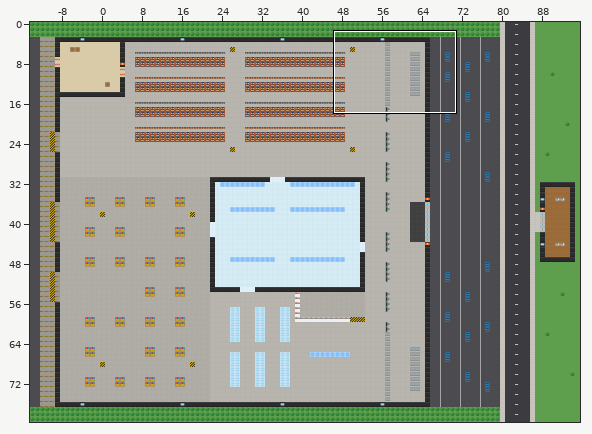
One commit to this Tiled map (JSON): maps/kespro.tmj. Above, an overview of the earlier version with the close-up marked.
Close-up. Before the edit:
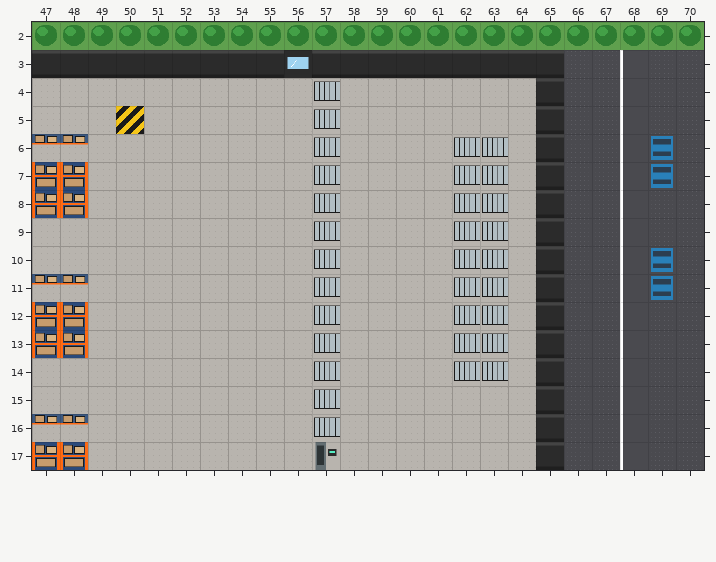
Cells are 32x32 px. Shown: x 47..70, y 2..17. The commit also changed other parts of the map, which this record leaves out. The old version is drawn lined up with the new one.
The same view after the edit:
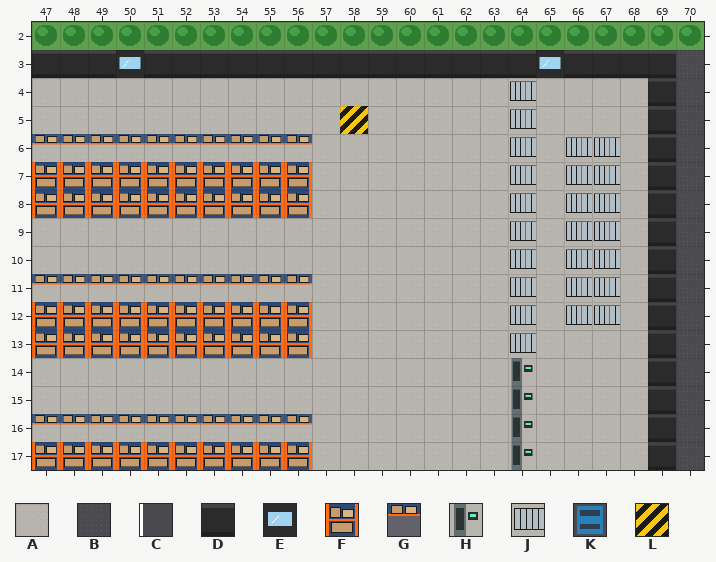
Key: from "kespro_tiles": A 0 "floor", B 6 "asphalt", C 10 "parking_line", D 16 "wall", E 17 "wall_window", F 18 "rack", G 19 "rack_top", H 24 "checkout", J 25 "trolley", K 26 "car", L 29 "hazard".
_ is an empty cell, # one hidden under a higher layer.
Change:
map size 120x80 -> 96x64 cells (old content now starts at -24,0; both pictures use the new coordinates)
Layer "ground":
y 3: x 66..69 BBCB -> ####
y 4..5: x 65..69 #BBCB -> AAAA#
y 6..7: x 65..68 #BBC -> A##A
y 8..9: x 65..69 #BBCB -> A##A#
y 10..11: x 65..68 #BBC -> A##A
y 12: x 65..69 #BBCB -> A##A#
y 13..17: x 65..69 #BBCB -> AAAA#
Layer "walls":
y 3: x 50 D -> E; x 56 E -> D; x 65..69 D____ -> EDDDD
y 4..5: x 57 J -> _; x 64..65 _D -> J_; x 69 _ -> D
y 6: x 57 J -> _; x 62..67 JJ_D__ -> __J_JJ; x 69 K -> D
y 7: x 49..57 ________J -> FFFFFFFF_; x 62..67 JJ_D__ -> __J_JJ; x 69 K -> D
y 8: x 49..57 ________J -> FFFFFFFF_; x 62..67 JJ_D__ -> __J_JJ; x 69 _ -> D
y 9: x 57 J -> _; x 62..67 JJ_D__ -> __J_JJ; x 69 _ -> D
y 10..11: x 57 J -> _; x 62..67 JJ_D__ -> __J_JJ; x 69 K -> D
y 12: x 49..57 ________J -> FFFFFFFF_; x 62..67 JJ_D__ -> __J_JJ; x 69 _ -> D
y 13: x 49..57 ________J -> FFFFFFFF_; x 62..65 JJ_D -> __J_; x 69 _ -> D
y 14: x 57 J -> _; x 62..65 JJ_D -> __H_; x 69 _ -> D
y 15..16: x 57 J -> _; x 64..65 _D -> H_; x 69 _ -> D
y 17: x 49..57 ________H -> FFFFFFFF_; x 64..65 _D -> H_; x 69 _ -> D
Layer "decor":
y 5: x 50 L -> _; x 58 _ -> L
Layer "above":
y 6: x 49..56 ________ -> GGGGGGGG
y 11: x 49..56 ________ -> GGGGGGGG
y 16: x 49..56 ________ -> GGGGGGGG
Boxes around the changes in both close-ups, in picture pixels (x1, y1, x2, y2):
changed: (88, 50, 368, 470)
changed: (452, 50, 676, 470)
